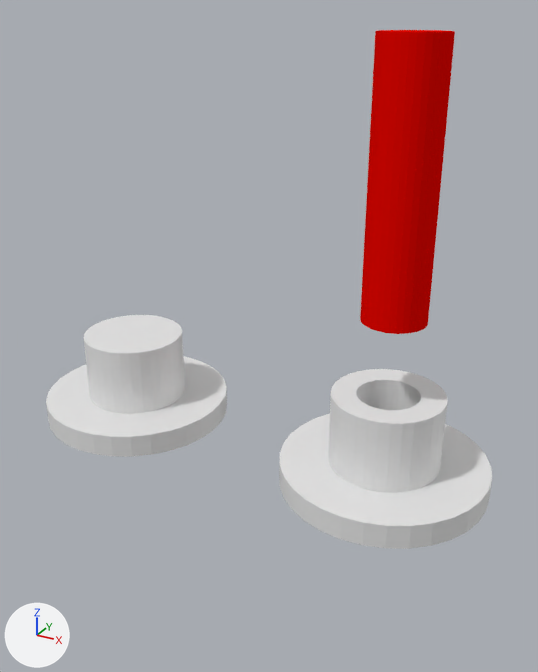
The Blender file TTCoreP3TGCase/TTCoreP3T6Parts.blend: old version first, new version second.
Rendered twice from a camera (50 mm lens) standing at (41.7, -49.6, 34.5) and looking at (16.1, -3.2, 11.3). Every picture has the same lights, and +X, +Y and +Z are marked at lower left.

Before the edit, the objects in view are built like this:
```python
me_cylinder = bpy.data.meshes.new('Cylinder')
me_cylinder.from_pydata(...)  # a 32-sided cylinder along z spanning x -1.0..1.0, y -1.0..1.0, z -1.0..1.0
me_cylinder_003 = bpy.data.meshes.new('Cylinder.003')
me_cylinder_003.from_pydata(...)  # a 32-sided cylinder along z spanning x -1.0..1.0, y -1.0..1.0, z -1.0..1.0
me_cylinder_003.materials.append(mat_holes)  # red #e70600
me_cylinder_004 = bpy.data.meshes.new('Cylinder.004')
me_cylinder_004.from_pydata(...)  # a 32-sided cylinder along z spanning x -1.0..1.0, y -1.0..1.0, z -1.0..1.0
me_cylinder_008 = bpy.data.meshes.new('Cylinder.008')
me_cylinder_008.from_pydata(...)  # 192 vertices, 102 faces; spans x -1.0..1.0, y -1.0..1.0, z -1.0..7.0
ob_cylinder = bpy.data.objects.new('Cylinder', me_cylinder)
ob_cylinder.location = (0.0, 0.0, 0.0)
ob_cylinder.scale = (8.5, 8.5, 1.0)
ob_cylinder_001 = bpy.data.objects.new('Cylinder.001', me_cylinder_004)
ob_cylinder_001.location = (0.0, 0.0, 3.5)
ob_cylinder_001.scale = (4.5, 4.5, 3.5)
ob_cylinder_003 = bpy.data.objects.new('Cylinder.003', me_cylinder_003)
ob_cylinder_003.location = (25.0, 0.0, 23.23)
ob_cylinder_003.scale = (2.5, 2.5, 10.0)
ob_cylinder_004 = bpy.data.objects.new('Cylinder.004', me_cylinder_008)
ob_cylinder_004.location = (25.0, 0.0, 0.0)
ob_cylinder_004.scale = (8.5, 8.5, 1.0)
```
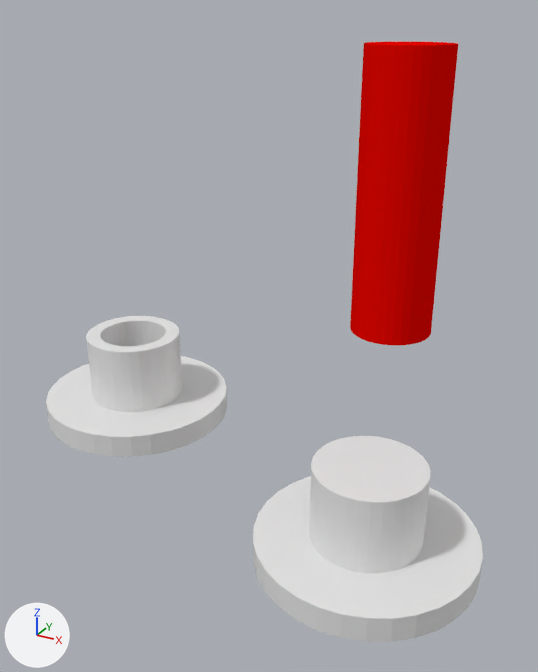
Pixel boxes (x1, y1, x2, y2) of what changed, in the pictures (538 x 672 px):
'Cylinder.004', reshaped, moved (8% wider, 8% shorter)
    before: (279, 369, 492, 549)
    after: (253, 476, 483, 642)
'Cylinder.003', moved, rescaled (14% wider)
    before: (360, 30, 455, 334)
    after: (350, 42, 458, 345)
'Cylinder.001', moved, rescaled (20% wider, 38% taller)
    before: (84, 315, 185, 414)
    after: (309, 436, 430, 573)
part 1 of me_cylinder_008, cut back
    before: (280, 369, 492, 526)
    after: (253, 476, 483, 619)
part 2 of me_cylinder, built on
    before: (84, 356, 226, 416)
    after: (84, 316, 226, 416)

The edits, one by one:
me_cylinder is used by ob_cylinder; location (0.0, 0.0, 0.0); scale (8.5, 8.5, 1.0).
me_cylinder had 64 vertices, 34 faces and spanned x -1.0..1.0, y -1.0..1.0, z -1.0..1.0.
me_cylinder now has 192 vertices, 102 faces and spans x -1.0..1.0, y -1.0..1.0, z -1.0..7.0.
Part 2, on me_cylinder:
2 faces are deleted.
64 vertices are added at x -0.5..0.5, y -0.5..0.5, z -1.0..1.0.
32 new vertices lie (0.0, 0.0, 8.0) away from vertices in x -0.35..0.35, y -0.35..0.35, z -1.0.
32 new vertices lie (0.0, 0.0, 6.0) away from vertices in x -0.5..0.5, y -0.5..0.5, z 1.0.
70 new faces join them.
me_cylinder_008 is used by ob_cylinder_004; location (25.0, 0.0, 0.0); scale (8.5, 8.5, 1.0).
me_cylinder_008 had 192 vertices, 102 faces and spanned x -1.0..1.0, y -1.0..1.0, z -1.0..7.0.
me_cylinder_008 now has 64 vertices, 34 faces and spans x -1.0..1.0, y -1.0..1.0, z -1.0..1.0.
Part 1, on me_cylinder_008:
128 vertices are removed from x -0.53..0.53, y -0.53..0.53, z -1.0..7.0.
70 faces are deleted.
2 new faces join them.
Object 'Cylinder.001' (ob_cylinder_001) moves from (0.0, 0.0, 3.5) to (26.16, -6.34, 0.9).
Object 'Cylinder.001' (ob_cylinder_001) is rescaled from (4.5, 4.5, 3.5) to (4.25, 4.25, 3.5).
Object 'Cylinder.003' (ob_cylinder_003) moves from (25.0, 0.0, 23.23) to (24.77, 0.0, 22.49).
Object 'Cylinder.003' (ob_cylinder_003) is rescaled from (2.5, 2.5, 10.0) to (3.0, 3.0, 10.0).
Object 'Cylinder.004' (ob_cylinder_004) moves from (25.0, 0.0, 0.0) to (26.16, -6.34, -2.6).
